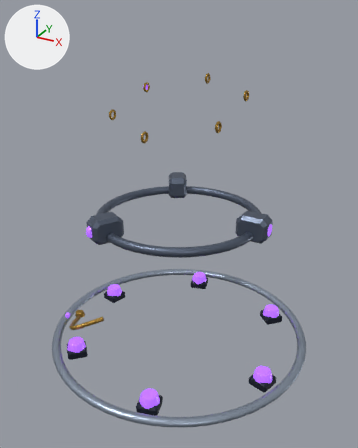
Before and after pictures for a commit that changed the glTF model game/assets/structures/tower_singularity_range_s9.glb.
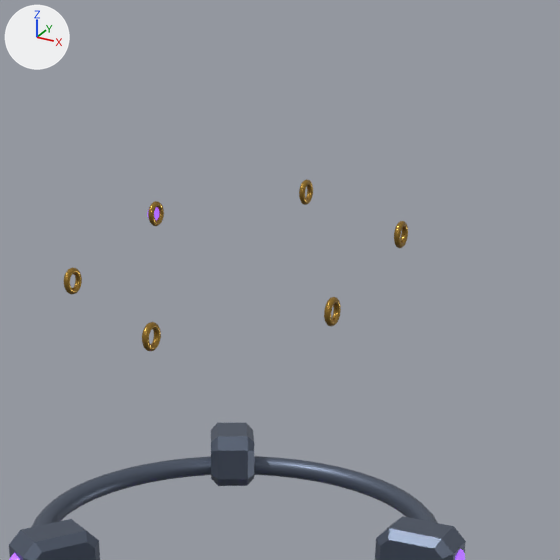
The first picture shows the older version from a camera (50 mm lens) standing at (2.01, -3.66, 3.05) and looking at (0.04, -0.08, 1.26). The close-ups show the older and then the newer version on the part from 23% to 87% of the width and 0% to 51% of the height of that picture. Only the edits that show in the close-ups are written down. The axes (+X, +Y, +Z) are drawn at upper left. The lights are the same throughout. Where no turn or scale is listed for an object, it has been applied to the vertices.

The older version as bpy lines, for what is in view:
```python
me_mesh_24 = bpy.data.meshes.new('Mesh_24')
me_mesh_24.from_pydata(...)  # 32 vertices, 60 faces; spans x -0.133..0.133, y -0.151..0.151, z -0.109..0.109
me_mesh_24.materials.append(mat_steel_hull)  # greyish blue #606a7c
me_mesh_26 = bpy.data.meshes.new('Mesh_26')
me_mesh_26.from_pydata(...)  # 32 vertices, 60 faces; spans x -0.139..0.139, y -0.09..0.09, z -0.109..0.109
me_mesh_26.materials.append(mat_steel_hull)  # greyish blue #606a7c
me_mesh_28 = bpy.data.meshes.new('Mesh_28')
me_mesh_28.from_pydata(...)  # 32 vertices, 60 faces; spans x -0.133..0.133, y -0.151..0.151, z -0.109..0.109
me_mesh_28.materials.append(mat_steel_hull)  # greyish blue #606a7c
ob_singularity_collar_pod0 = bpy.data.objects.new('singularity_collar_pod0', me_mesh_24)
ob_singularity_collar_pod0.location = (-0.36, 0.624, 1.35)
ob_singularity_collar_pod1 = bpy.data.objects.new('singularity_collar_pod1', me_mesh_26)
ob_singularity_collar_pod1.location = (0.72, 0.0, 1.35)
ob_singularity_collar_pod2 = bpy.data.objects.new('singularity_collar_pod2', me_mesh_28)
ob_singularity_collar_pod2.location = (-0.36, -0.624, 1.35)
# also in view: 'singularity_collar_ring' at (0.0, 0.0, 1.3)
```
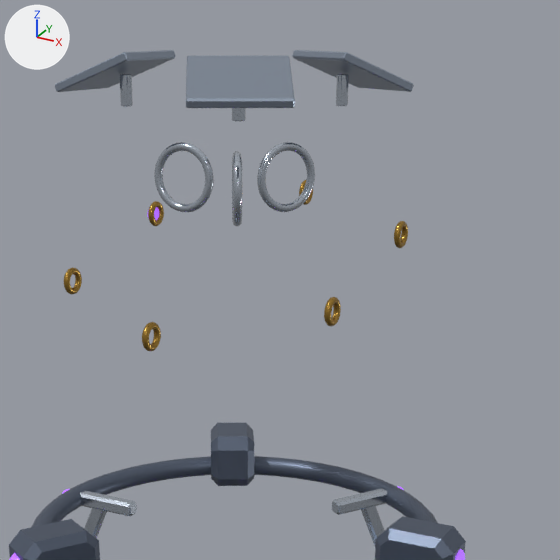
Changed parts and their boxes (x1, y1, x2, y2) in the close-ups (560 x 560 px):
'singularity_reflector1', added: after (186, 56, 295, 108)
'singularity_reflector2', added: after (292, 50, 414, 92)
'singularity_reflector0', added: after (55, 50, 175, 92)
'singularity_focus_ring0', added (pale blue): after (154, 142, 214, 212)
'singularity_focus_ring2', added (pale blue): after (257, 142, 315, 212)
'singularity_collar_strut0', added (pale blue): after (80, 491, 137, 516)
'singularity_collar_strut2', added (pale blue): after (332, 488, 387, 515)
'singularity_focus_ring1', added (pale blue): after (232, 151, 242, 226)
'singularity_collar_strut_b2', added (pale blue): after (361, 506, 385, 548)
'singularity_collar_strut_b0', added: after (84, 508, 107, 538)
'singularity_reflector_post0', added: after (120, 74, 133, 107)
'singularity_reflector_post2', added: after (336, 74, 349, 106)
'singularity_reflector_post1', added: after (232, 108, 246, 121)

Edits to the bpy script that builds the scene:
```text
Add ob_singularity_collar_strut_b2:
    ob_singularity_collar_strut_b2 = bpy.data.objects.new('singularity_collar_strut_b2', me_mesh_20_1)  # 32 vertices, 60 faces; spans x -0.055..0.055, y -0.079..0.079, z -0.15..0.15; in mat_chrome (pale blue #c3ccd8)
    ob_singularity_collar_strut_b2.location = (0.33, 0.572, 1.16)
Add ob_singularity_collar_strut2:
    ob_singularity_collar_strut2 = bpy.data.objects.new('singularity_collar_strut2', me_mesh_19_1)  # 32 vertices, 60 faces; spans x -0.095..0.095, y -0.14..0.14, z -0.027..0.027; in mat_chrome (pale blue #c3ccd8)
    ob_singularity_collar_strut2.location = (0.3, 0.52, 1.3)
Add ob_singularity_reflector_post2:
    ob_singularity_reflector_post2 = bpy.data.objects.new('singularity_reflector_post2', me_mesh_18_1)  # 134 vertices, 256 faces; spans x -0.02..0.02, y -0.02..0.02, z -0.05..0.05; in mat_chrome (pale blue #c3ccd8)
    ob_singularity_reflector_post2.location = (0.21, 0.364, 2.82)
Add ob_singularity_reflector2:
    ob_singularity_reflector2 = bpy.data.objects.new('singularity_reflector2', me_mesh_17_1)  # 32 vertices, 60 faces; spans x -0.201..0.201, y -0.201..0.201, z -0.063..0.063; in mat_steel_plate (grey #9aa6b7)
    ob_singularity_reflector2.location = (0.23, 0.398, 2.88)
Add ob_singularity_focus_ring2:
    ob_singularity_focus_ring2 = bpy.data.objects.new('singularity_focus_ring2', me_mesh_16_1)  # 637 vertices, 1152 faces; spans x -0.064..0.064, y -0.101..0.101, z -0.114..0.114; in mat_chrome (pale blue #c3ccd8)
    ob_singularity_focus_ring2.location = (0.1, 0.173, 2.55)
Add ob_singularity_reflector_post1:
    ob_singularity_reflector_post1 = bpy.data.objects.new('singularity_reflector_post1', me_mesh_11_1)  # 134 vertices, 256 faces; spans x -0.02..0.02, y -0.02..0.02, z -0.05..0.05; in mat_chrome (pale blue #c3ccd8)
    ob_singularity_reflector_post1.location = (0.21, -0.364, 2.82)
Add ob_singularity_reflector1:
    ob_singularity_reflector1 = bpy.data.objects.new('singularity_reflector1', me_mesh_10_1)  # 32 vertices, 60 faces; spans x -0.201..0.201, y -0.201..0.201, z -0.063..0.063; in mat_steel_plate (grey #9aa6b7)
    ob_singularity_reflector1.location = (0.23, -0.398, 2.88)
Add ob_singularity_focus_ring1:
    ob_singularity_focus_ring1 = bpy.data.objects.new('singularity_focus_ring1', me_mesh_9_1)  # 637 vertices, 1152 faces; spans x -0.064..0.064, y -0.101..0.101, z -0.114..0.114; in mat_chrome (pale blue #c3ccd8)
    ob_singularity_focus_ring1.location = (0.1, -0.173, 2.55)
Add ob_singularity_collar_strut_b0:
    ob_singularity_collar_strut_b0 = bpy.data.objects.new('singularity_collar_strut_b0', me_mesh_6_1)  # 32 vertices, 60 faces; spans x -0.084..0.084, y -0.02..0.02, z -0.15..0.15; in mat_chrome (pale blue #c3ccd8)
    ob_singularity_collar_strut_b0.location = (-0.66, 0.0, 1.16)
Add ob_singularity_collar_strut0:
    ob_singularity_collar_strut0 = bpy.data.objects.new('singularity_collar_strut0', me_mesh_5_1)  # 32 vertices, 60 faces; spans x -0.15..0.15, y -0.027..0.027, z -0.027..0.027; in mat_chrome (pale blue #c3ccd8)
    ob_singularity_collar_strut0.location = (-0.6, 0.0, 1.3)
Add ob_singularity_reflector_post0:
    ob_singularity_reflector_post0 = bpy.data.objects.new('singularity_reflector_post0', me_mesh_4_1)  # 134 vertices, 256 faces; spans x -0.02..0.02, y -0.02..0.02, z -0.05..0.05; in mat_chrome (pale blue #c3ccd8)
    ob_singularity_reflector_post0.location = (-0.42, 0.0, 2.82)
Add ob_singularity_reflector0:
    ob_singularity_reflector0 = bpy.data.objects.new('singularity_reflector0', me_mesh_3_1)  # 32 vertices, 60 faces; spans x -0.147..0.147, y -0.15..0.15, z -0.063..0.063; in mat_steel_plate (grey #9aa6b7)
    ob_singularity_reflector0.location = (-0.46, 0.0, 2.88)
Add ob_singularity_focus_ring0:
    ob_singularity_focus_ring0 = bpy.data.objects.new('singularity_focus_ring0', me_mesh_2_1)  # 637 vertices, 1152 faces; spans x -0.114..0.114, y -0.014..0.014, z -0.114..0.114; in mat_chrome (pale blue #c3ccd8)
    ob_singularity_focus_ring0.location = (-0.2, 0.0, 2.55)
```
